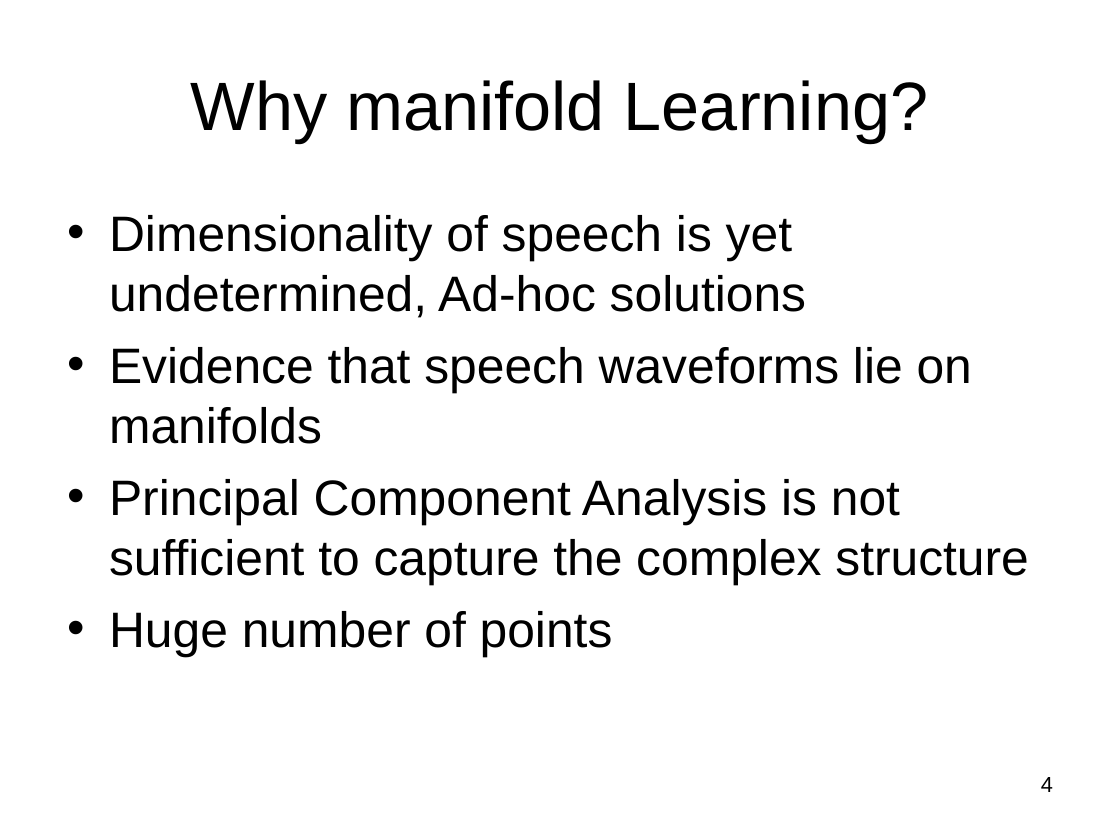
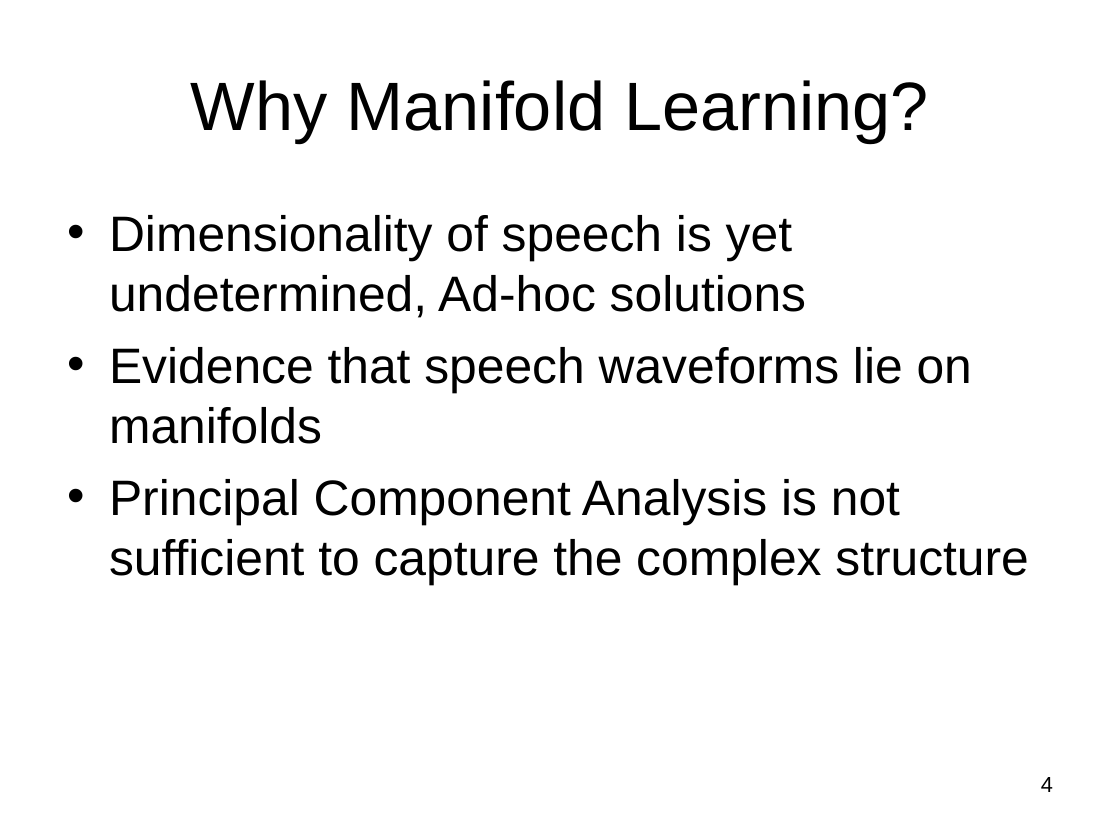
Before and after one commit to subailong/mlpack, a slide deck: slide 4 of fastlib/u/nvasil/docs/proposal/proposal.ppt. Drawn at 1120x840 pixels with LibreOffice and Linux fonts; fonts in the diff are those of the drawing. Boxes give left, top, right and bottom in pixels: in the first picture for what was removed or moved away, otherwise in the second. Text is boxed around its words. In the diff, an @@ line names an element or a change of style, - is before the commit and + after.

```diff
--- a/fastlib/u/nvasil/docs/proposal/proposal.ppt
+++ b/fastlib/u/nvasil/docs/proposal/proposal.ppt
@@ title at (191,80,928,143): text changed @@
-Why manifold Learning?
+Why Μanifold Learning?
@@ text at (109,611,613,657): paragraph removed @@
-• Huge number of points
```
Also in this commit, not shown: 3 other slides changed, 1 slide added.
